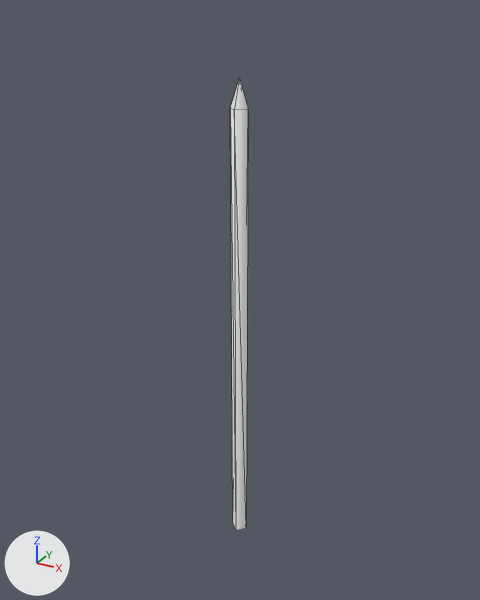
What one commit did to the FBX model Contents/mods/Authentic Z - Current/media/models_X/weapons/1handed/SpikePick.fbx.
Rendered twice from a camera (50 mm lens) standing at (0.00135, -0.00245, 0.00255) and looking at (-0.00005, 0.0001, 0.00127). The lights are fixed; the arrows at lower left show +X, +Y and +Z. Mesh edges are drawn as thin lines. Where no turn or scale is listed for an object, it has been applied to the vertices.

Names of what the first picture shows: 'IcePick'.
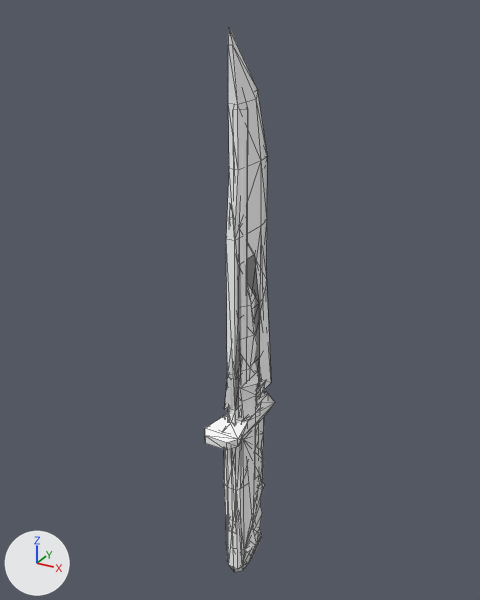
Location of each change, (x1, y1, x2, y2) in pixels of the pictures (480 x 600 px):
'HuntingKnife.001', added
    after: (222, 29, 275, 572)
'Knife', added
    after: (224, 227, 271, 569)
'FlintKnife', added
    after: (224, 282, 259, 553)
'HuntingKnife', added
    after: (228, 204, 265, 533)
'Bayonet', added
    after: (205, 404, 261, 450)
'IcePick', unchanged, covered by the edit
    before: (230, 78, 248, 530)
    after: (233, 97, 248, 384)

The change in detail:
Material '_01_-_Default.001' (mat_01___default_001) is new.
Its base color is (1.0, 1.0, 1.0) (white #ffffff).
Its roughness is 0.895.
Material '_06_-_Default' (mat_06___default) is new.
Its base color is (1.0, 1.0, 1.0) (white #ffffff).
Its roughness is 0.895.
Material '_21_-_Default' (mat_21___default) is new.
Its base color is (1.0, 1.0, 1.0) (white #ffffff).
Its roughness is 0.895.
Material '_21_-_Default.001' (mat_21___default_001) is new.
Its base color is (1.0, 1.0, 1.0) (white #ffffff).
Its roughness is 0.895.
Material '_03_-_Default' (mat_03___default) is new.
Its base color is (1.0, 1.0, 1.0) (white #ffffff).
Its roughness is 0.895.
Mesh me_flintknife is new.
It has 44 vertices, 80 faces and spans x -0.00009..0.00009, y -0.00012..0.00021, z -0.00017..0.0015.
It uses material mat_01___default_001 (its picture is missing).
Mesh me_bayonet is new.
It has 78 vertices, 148 faces and spans x -0.00009..0.00009, y -0.00023..0.00015, z -0.00014..0.00171.
It uses material mat_06___default (its picture is missing).
Mesh me_huntingknife is new.
It has 32 vertices, 56 faces and spans x -0.00002..0.00002, y -0.00008..0.00027, z 0.0..0.0018.
It uses material mat_21___default (its picture is missing).
Mesh me_huntingknife_001 is new.
It has 70 vertices, 136 faces and spans x -0.00008..0.00008, y -0.00017..0.0003, z -0.00028..0.00248.
It uses material mat_21___default_001 (its picture is missing).
Mesh me_knife is new.
It has 56 vertices, 104 faces and spans x -0.00005..0.00005, y -0.00008..0.00031, z -0.00028..0.00206.
It uses material mat_03___default (its picture is missing).
Object 'FlintKnife' (ob_flintknife) is new; it shows me_flintknife.
Its location is (0.0, 0.0, 0.0).
Object 'Bayonet' (ob_bayonet) is new; it shows me_bayonet.
Its location is (0.0, 0.0, 0.0).
Object 'HuntingKnife' (ob_huntingknife) is new; it shows me_huntingknife.
Its location is (0.0, 0.0, 0.0).
Object 'HuntingKnife.001' (ob_huntingknife_001) is new; it shows me_huntingknife_001.
Its location is (0.0, 0.0, 0.0).
Object 'Knife' (ob_knife) is new; it shows me_knife.
Its location is (0.0, 0.0, 0.0).
